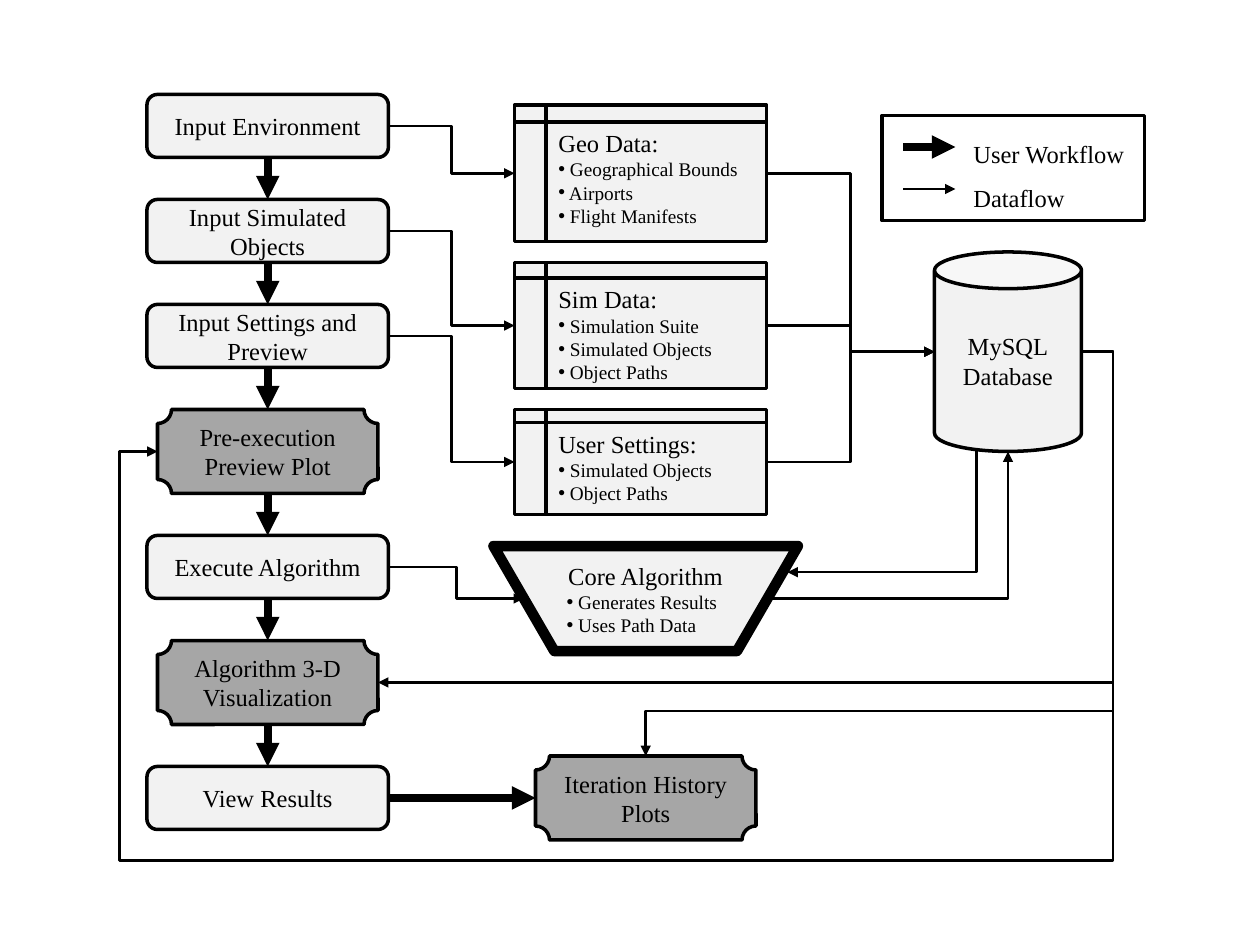
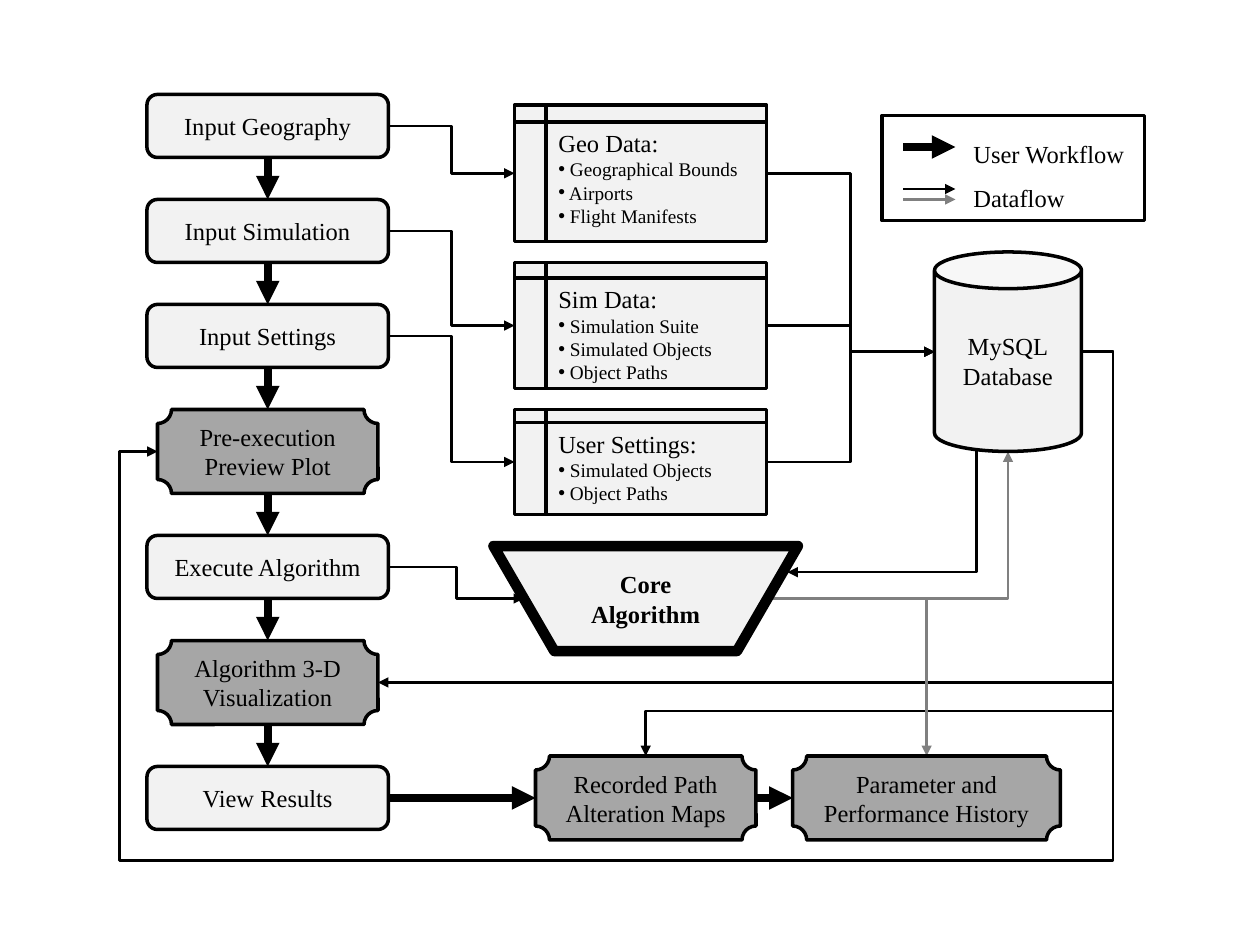
Before and after one commit to Leonardo767/aiaa2019-publication, a slide deck: slide 1 of docs/paper/figs/Diagrams.pptx. Drawn at 1260x945 pixels with LibreOffice and Linux fonts; fonts in the diff are those of the drawing. Boxes give left, top, right and bottom in pixels: in the first picture for what was removed or moved away, otherwise in the second. Text is boxed around its words. In the diff, an @@ line names an element or a change of style, - is before the commit and + after.

```diff
--- a/docs/paper/figs/Diagrams.pptx
+++ b/docs/paper/figs/Diagrams.pptx
@@ text in rounded rectangle at (184, 118, 351, 141): text changed @@
-Input Environment
+Input Geography
@@ arrow added from (903, 199) to (955, 199), #808080 1.5 pt @@
@@ text in rounded rectangle at (185, 223, 351, 246): text changed @@
-Input Simulated Objects
+Input Simulation
@@ text in rounded rectangle at (199, 328, 336, 351): text changed @@
-Input Settings and Preview
+Input Settings
@@ elbow arrow (1008, 451) - (767, 598): stroke #000000 1.5 pt to #808080 1.5 pt @@
@@ flow chart manual operation "Core Algorithm" at (494, 546, 799, 650): bold on @@
@@ text in flow chart manual operation at (578, 595, 717, 632): paragraphs removed @@
-• Generates Results
-• Uses Path Data
@@ elbow arrow added from (767, 598) to (926, 756), #808080 1.5 pt @@
@@ text in plaque at (566, 776, 726, 827): text changed @@
-Iteration History Plots
+Recorded Path Alteration Maps
@@ plaque added at (793, 756, 1060, 840), fill #A6A6A6, outline #000000 2 pt, 14 pt, text #000000 @@
+Parameter and Performance History
@@ arrow added from (756, 798) to (793, 798), #000000 4.5 pt @@
```
Also in this commit, not shown: 2 other slides changed, 2 slides added.
